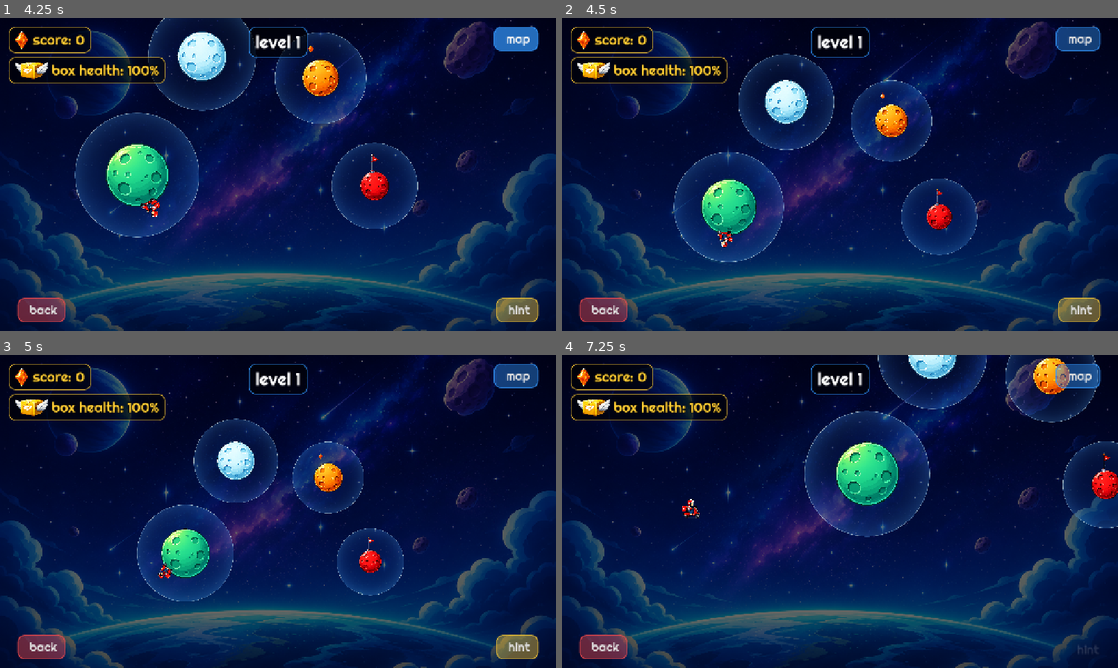
Above: before the commit, frames 1-4 (two rows, left to right).
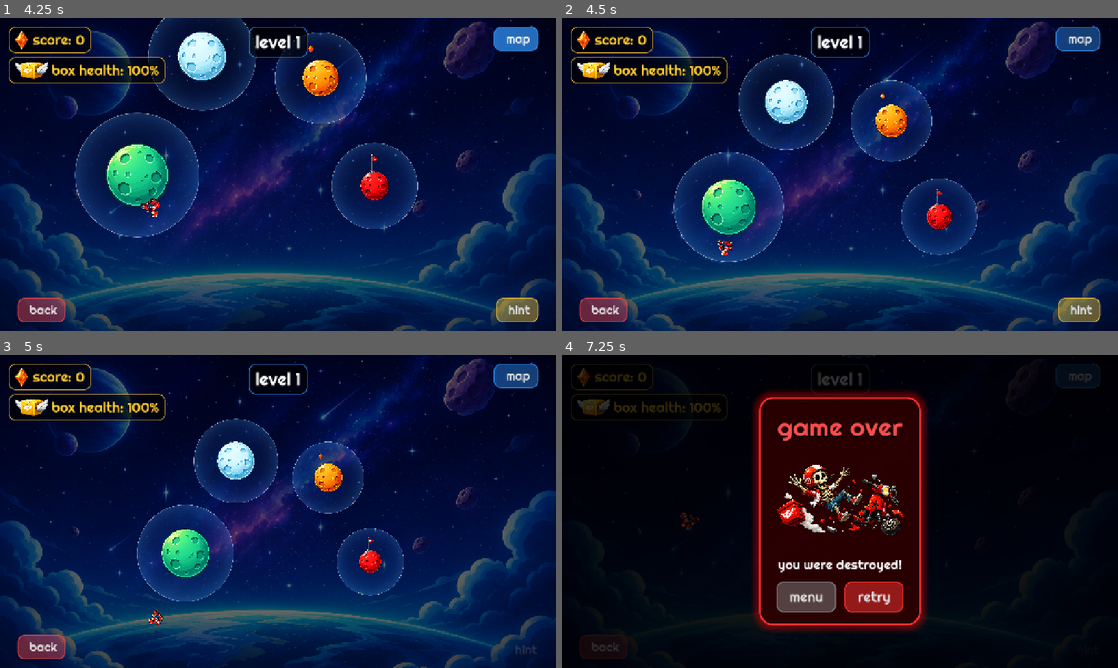
Above: after the commit, the same moments.

Repository: PandiaJason/classic
Game: Godot game, scene res://scenes/splash_screen.tscn
Two runs of this game, one before a commit and one after it. Both use one fixed random seed, a clock stepped at 60 frames per second and the inputs below. Sound files missing from this copy of the repository are replaced by a short silence.
Inputs (mouse positions are in pixels of both pictures, inside the frame that each line leads up to):
- Up to frame 1 (4.25 s): tap Enter (ui_accept) at 0.5, 0.77, 1.25, 1.52 s; move the mouse to (400, 158) at 0.52 s; hold Right (ui_right) 0.53-2 s; tap M at 0.6 s; click (400, 158) at 0.67 s; move the mouse to (166, 190) at 1.27 s; tap H at 1.35 s; click (166, 190) at 1.42 s; click "start" at 2 s; click "1" at 2.75 s; click "map" at 3.5 s
- Up to frame 2 (4.5 s): move the mouse to (895, 105) at 4.27 s; hold Left (ui_left) from 4.28 s (still down); tap M at 4.35 s; click (895, 105) at 4.42 s
- Up to frame 3 (5 s): keep holding Left (ui_left)
- Up to frame 4 (7.25 s): move the mouse to (812, 574) at 5.02 s; release Left (ui_left) at 5.03 s; hold Right (ui_right) 5.03-6.53 s; tap H at 5.1, 6.6 s; click (812, 574) at 5.17 s; tap Enter (ui_accept) at 5.27, 6.02, 6.77 s; move the mouse to (1006, 558) at 5.77 s; tap M at 5.85 s; click (1006, 558) at 5.92 s; move the mouse to (673, 464) at 6.52 s; hold Left (ui_left) from 6.53 s (still down); click (673, 464) at 6.67 s

Frame 1 is identical in both runs. In frame 2, 0.1% of the frame differs, in the area x 27-31%, y 68-76%; in frame 3, 0.7%; in frame 4, 95%, in the area x 0-100%, y 0-100%.

Commit message:
Fix UI clicks triggering jumps by using a background jump zone

Diff:
--- a/scripts/in_game_ui.gd
+++ b/scripts/in_game_ui.gd
@@ -181,6 +181,15 @@
 
 	# Remove old UI
 	if has_node("MarginContainer"): $MarginContainer.queue_free()
+
+	# Add background jump zone to prevent clicks on UI from jumping
+	var jump_zone = Control.new()
+	jump_zone.set_anchors_and_offsets_preset(Control.PRESET_FULL_RECT)
+	jump_zone.mouse_filter = Control.MOUSE_FILTER_STOP
+	jump_zone.gui_input.connect(_on_jump_zone_gui_input)
+	add_child(jump_zone)
+	move_child(jump_zone, 0)
+
 	if has_node("HealthMargin"): $HealthMargin.queue_free()
 	if has_node("ViewMapMargin"): $ViewMapMargin.queue_free()
 	if has_node("HintMargin"): $HintMargin.queue_free()
@@ -274,6 +283,12 @@
 		glide_button.disabled = true
 		glide_button.modulate.a = 0.3
 
+func _on_jump_zone_gui_input(event: InputEvent):
+	if event is InputEventScreenTouch and event.pressed:
+		if is_instance_valid(player): player._wants_to_jump = true
+	elif event is InputEventMouseButton and event.button_index == MOUSE_BUTTON_LEFT and event.pressed:
+		if is_instance_valid(player): player._wants_to_jump = true
+
 func _on_back_pressed():
 	get_tree().paused = false
 	get_tree().change_scene_to_file("res://scenes/level_select.tscn")
--- a/scripts/player_2d.gd
+++ b/scripts/player_2d.gd
@@ -68,12 +68,6 @@
 func _unhandled_input(event: InputEvent) -> void:
 	if not is_menu_demo and event.is_action_pressed("ui_cancel"):
 		get_tree().change_scene_to_file("res://scenes/level_select.tscn")
-
-	# Touch / Left Click to Jump
-	if event is InputEventScreenTouch and event.pressed:
-		_wants_to_jump = true
-	elif event is InputEventMouseButton and event.button_index == MOUSE_BUTTON_LEFT and event.pressed:
-		_wants_to_jump = true
 
 func _physics_process(delta: float) -> void:
 	if is_game_over:
